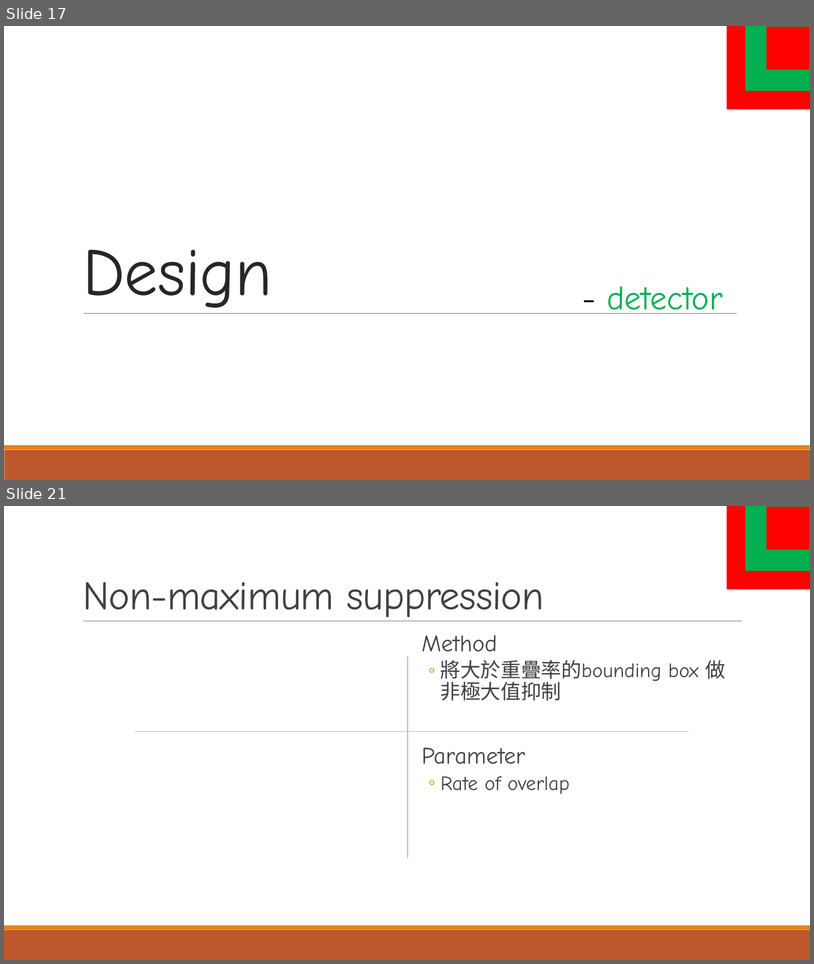
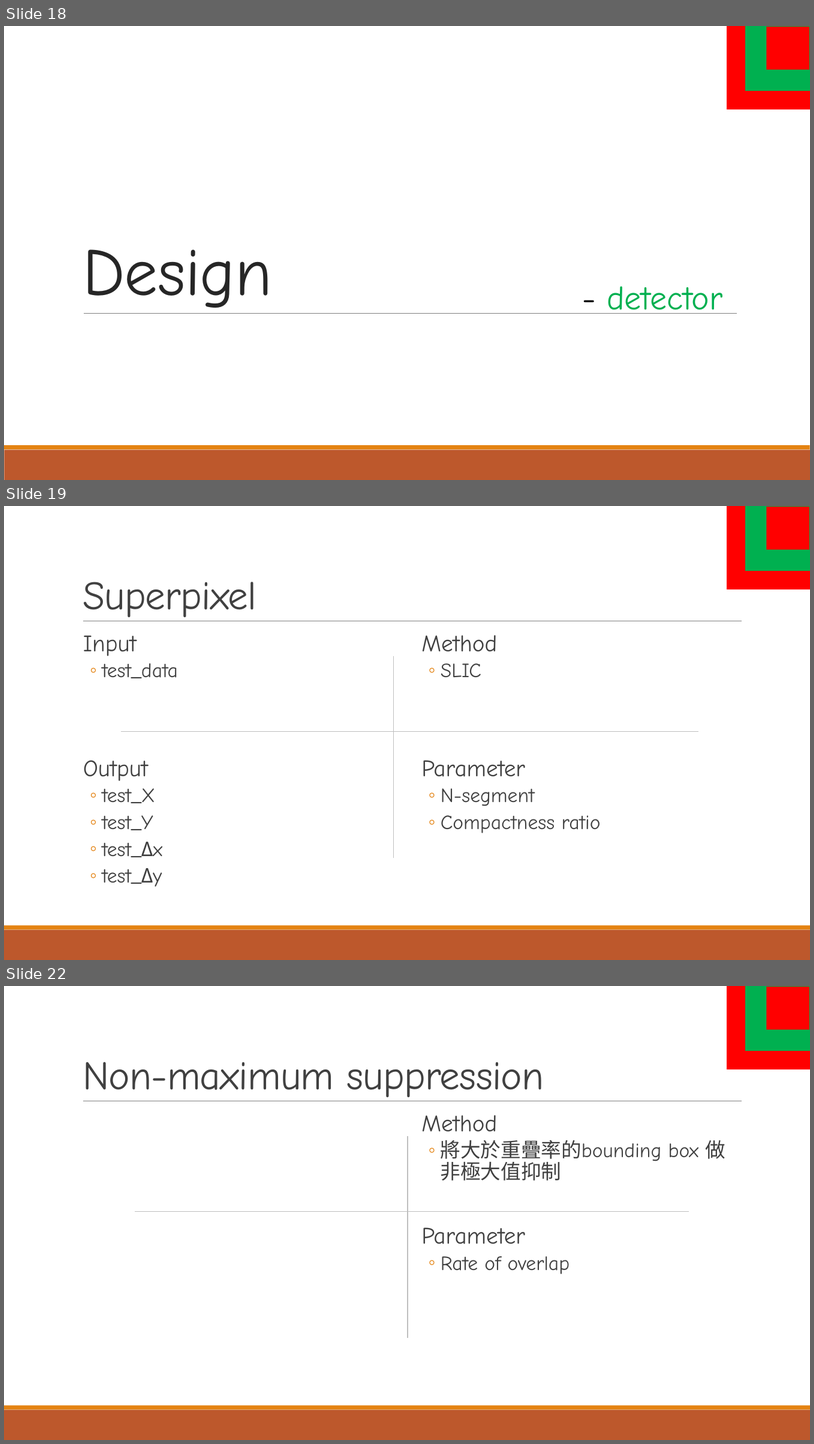
Before and after one commit to a98carey/Machine-Learning, a slide deck: machine_learning_Final.pptx. Shown one above the other, each under a label of ours: slides 17 and 21 before the commit, slides 18, 19 and 22 after it; the slides between them are not shown. The pictures are 814x964 and 814x1444 pixels, drawn with LibreOffice and Linux fonts; fonts in the diff are those of the drawing; grey boxes stand for pictures. Boxes give left, top, right and bottom in pixels: in the first picture for what was removed or moved away, otherwise in the second. Text is boxed around its words. In the diff, an @@ line names an element or a change of style, - is before the commit and + after.

```diff
--- a/machine_learning_Final.pptx
+++ b/machine_learning_Final.pptx
@@ slide 19 added at [4, 506, 810, 960], background #FFFFFF; not listed: 3 template elements that a slide beside it also shows @@
@@ rectangle added at [728, 506, 810, 589], fill #FF0000 @@
@@ rectangle added at [746, 506, 810, 571], fill #00B050 @@
@@ rectangle added at [767, 507, 810, 550], fill #FF0000 @@
@@ title added at [83, 582, 257, 621], 48 pt, text #404040 @@
+Superpixel
@@ text added at [83, 635, 178, 886], 24 pt, text #404040 @@
+  Input
+  ◦ test_data
+  Output
+  ◦ test_X
+  ◦ test_Y
+  ◦ test_Δx
+  ◦ test_Δy
@@ text added at [422, 635, 601, 833], 24 pt, text #404040 @@
+  Method
+  ◦ SLIC
+  Parameter
+  ◦ N-segment
+  ◦ Compactness ratio
@@ line added from (393, 858) to (393, 656), #BFBFBF 1 pt @@
@@ line added from (121, 732) to (699, 732), #BFBFBF 1 pt @@
@@ what was slide 17 is now slide 18 @@
@@ what was slide 21 is now slide 22 @@
```
Also in this commit, not shown: 5 slides changed, 4 other slides added, 6 slides removed.
